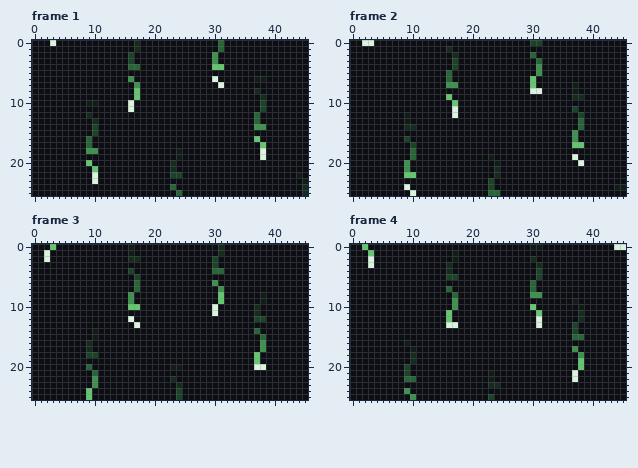
Edited in one commit: pixel-art file (art/screen-matrix.aseprite). This is how it looked before the edit.
46x26 pixels, 40 frames. Shown: frame 1, frame 2, frame 3, frame 4. The commit also changed other frames, which this record leaves out.
The same view after the edit:
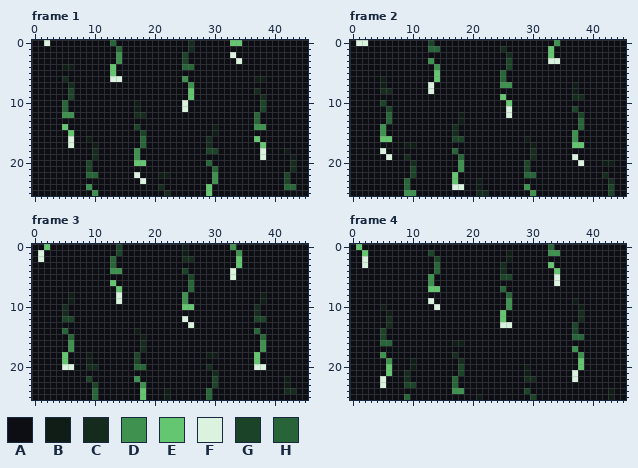
Palette (. is transparent): A #0c0e14  B #101d17  C #142b1d  D #3e914e  E #64c670  F #daf2de  G #1b4328  H #276437
The author wrote: refine: increase matrix rain density
Change:
Changed rows in their new state; - is an unchanged pixel.
Frame 1:
first column x 2:
 0 FA---------H---A--------C----A-EE-----------
 1 ------------H--A--------C----A--------------
 2 ------------D-A--------G----A--F------------
 3 ------------D-A--------G----A---F-----------
 4 ---BB------E--AA-------HH---AA--------------
 5 -----------E--------------------------------
 6 ---C-------FF-A--------D----A---------------
 7 ----C----------A--------D----A--------------
 8 ----G----------A--------E-------------------
 9 ----G----------A--------E-------------------
10 ---H---AA-----AB-------F--------------------
11 ---H----------AB-------F--------------------
12 ---DD--A-------CC---------------------------
13 --------A-----------------------------------
14 ---E----A------G------------B---------------
15 ----E---A-------G-----------B---------------
16 ----F--B--------H----------C----------------
17 ----F--AB-------H----------C----------------
18 -------AC------D------A----GG-----------B---
19 --------C------D------A------------------B--
20 -------G-------EE----A-----H-------------C--
21 -------GA------------A------H------------C--
22 -------HH------F---BBAA-----D-----------G-A-
23 --------A-------F-----------D-----------G--A
24 -------D-----------C-A-----E------------HH-A
25 --------D-----------C-A----E---------------A
Frame 2:
first column x 1:
 0 F-A---------G----------------AA--D-----------
 1 ------------HH-A--------C-------E------------
 2 ----------------A--------C---A--E------------
 3 ------------D---A--------G----A-FF-----------
 4 -------------D--A--------G----A--------------
 5 -------------E-A--------H-----A--------------
 6 ----B--------E-A--------H----A---------------
 7 ----B-------F--AA-------DD---A---------------
 8 ----CC------F----------------AA--------------
 9 ---------------A--------E--------------------
10 ----G-----------A--------E-------------------
11 -----G----------A--------F-------------------
12 -----H--A-------AB-------F-------------------
13 -----H--A--------B---------------------------
14 ----D---AA------C----------------------------
15 ----D-----------C----------------------------
16 ----EE--A-------GG----------B----------------
17 --------BB-------------------B---------------
18 ----F----A------H------------C---------------
19 -----F--CA-------H----A------C---------------
20 --------AC-------D-----A----G------------BB--
21 --------AG-------D-----A----G----------------
22 --------AG------E------A----HH-----------C---
23 --------H-------E---B-A-------------------C--
24 --------H-------FF--B-A-----D-------------GAA
25 --------DD----------CCAA-----D------------G--
Frame 3:
first column x 1:
 0 -EA----------G-A--------B-----A-D----------
 1 FA-----------G-A--------B-----A--D---------
 2 FA----------H--AA-------CC---A---E---------
 3 ------------H----------------A---E---------
 4 ------------DD-A--------G----AA-F----------
 5 ----------------A--------G------F----------
 6 ------------E---A--------H---A-------------
 7 -------------E--A--------H----A------------
 8 -----B-------F-A--------D-----A------------
 9 -----B-------F-A--------D-----A------------
10 ----C----------AA-------EE---A-------------
11 ----C------------------------A-------------
12 ----GG---------A--------F------------------
13 ----------------A--------F-----------------
14 ----H----A------B--------------------------
15 -----H---A-------B-------------------------
16 -----D--A--------C-------------------------
17 -----D--A--------C-------------------------
18 ----E---BA------G-----------BB-------------
19 ----E---B-------G--------------------------
20 ----FF--CC------HH----AA----C--------------
21 ---------A-------------------C-------------
22 --------GA------D-----A------G-----------B-
23 ---------G-------D-----A-----G-----------B-
24 --------AH-------E---B-A----H------------CC
25 --------AH-------E---B-A----H--------------
Frame 4:
first column x 1:
 0 EA---------------------------AA-H----------AA
 1 -EA---------G---A--------B------DD-----------
 2 -FA----------G--A--------B---A---------------
 3 -FA----------H-A--------C-----A-E------------
 4 -------------H-A--------C-----A--E-----------
 5 ------------D--AA-------GG----A--F-----------
 6 ------------D----------------A---F-----------
 7 ------------EE-A--------H----A---------------
 8 ----------------A--------H---AA--------------
 9 ------------F---A--------D-------------------
10 ----B--------F--A--------D---A---------------
11 -----B---------A--------E-----A--------------
12 -----C---------A--------E-----A--------------
13 -----C---------AA-------FF----A--------------
14 ----G----------------------------------------
15 ----G----------------------------------------
16 ----HH--A-------BB---------------------------
17 ---------A-----------------------------------
18 ----D----A------C----------------------------
19 -----D---B-------C---------------------------
20 -----E--AB-------G----------B----------------
21 -----E--C--------G----A-----B----------------
22 ----F---CA------H-----A-----CC---------------
23 ----F---GG------H-----AA---------------------
24 --------A-------DD----------G-------------B--
25 --------HA----------B-A------G------------B--
